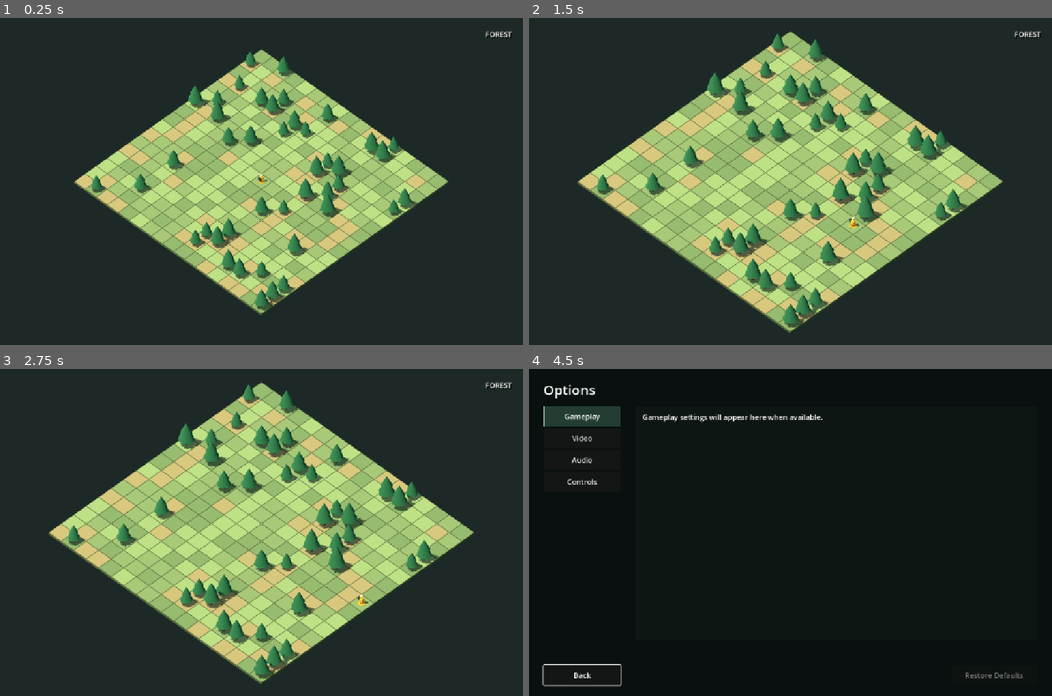
Above: before the commit, frames 1-4 (two rows, left to right).
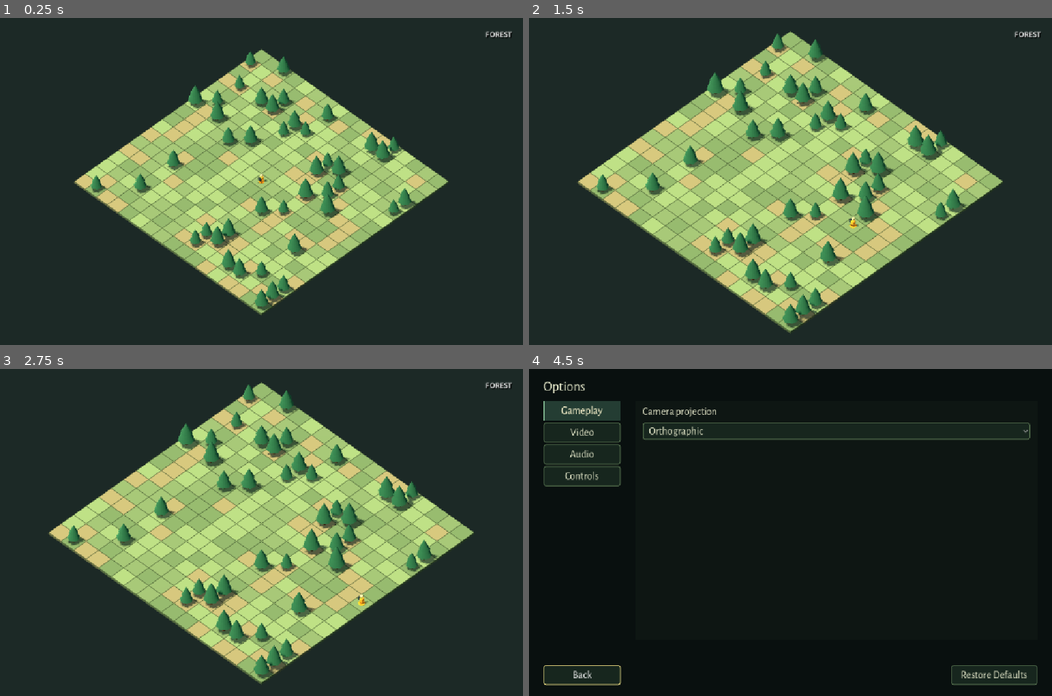
Above: after the commit, the same moments.

Repository: emir-masinovic/gameup-2026-nihilists
Game: Godot game, scene res://features/levels/forest/forest_level.tscn
Same seed, same stepped clock (60 frames per second), same inputs: the game is played once before the commit and once after it. This scene is started directly instead of the project's main scene.
Inputs (mouse positions are in pixels of both pictures, inside the frame that each line leads up to):
- Up to frame 1 (0.25 s): no input
- Up to frame 2 (1.5 s): tap Enter (ui_accept) at 0.5, 0.77, 1.07 s; move the mouse to (905, 165) at 0.52 s; hold D (move_east) 0.53-1.25 s; hold Middle mouse button (camera_orbit) 0.53-1.25 s; click (905, 165) at 0.67 s; tap Mouse wheel up (camera_zoom_in) at 0.8 s; drag from (685, 197) to (764, 246) at 1.27 s
- Up to frame 3 (2.75 s): tap Enter (ui_accept) at 2 s; move the mouse to (313, 460) at 2.02 s; hold D (move_east) from 2.03 s (still down); tap E (interact) at 2.1 s; click (313, 460) at 2.17 s; tap K at 2.3 s
- Up to frame 4 (4.5 s): release D (move_east) at 2.75 s; tap Enter (ui_accept) at 2.75, 3.5, 3.77, 3.8, 4.07 s; drag from (764, 597) to (633, 483) at 2.77 s; move the mouse to (947, 581) at 3.52 s; hold A (move_west) 3.53-4.25 s; tap I at 3.6 s; click (947, 581) at 3.67 s; tap Escape (pause) at 4.15 s; click "Options" at 4.25 s

The runs differ from the first frame. In frame 1, 0.4% of the frame differs, in the area x 18-80%, y 13-90%; in frame 2, 0.5%; in frame 3, 0.5%; in frame 4, 3.5%, in the area x 2-98%, y 3-98%.

Commit message:
feat: add camera projection options and forest interface theme

Diff:
--- a/features/levels/forest/camera_orbit.gd
+++ b/features/levels/forest/camera_orbit.gd
@@ -1,6 +1,6 @@
 extends Node3D
 
-const MIN_ZOOM = 24.0
+const MIN_ZOOM = 10.0
 const MAX_ZOOM = 56.0
 const ZOOM_FACTOR = 0.88
 var target_zoom = 42.0
@@ -12,7 +12,8 @@
 func _ready():
 	rotation.y = target_yaw
 	$Camera3D.size = target_zoom
-	_update_camera()
+	_apply_projection()
+	SettingsManager.graphics_changed.connect(_apply_projection)
 	get_tree().root.focus_exited.connect(_cancel_drag)
 
 func _cancel_drag():
@@ -51,11 +52,18 @@
 	if what == NOTIFICATION_PAUSED or what == NOTIFICATION_APPLICATION_FOCUS_OUT:
 		_cancel_drag()
 
+func _apply_projection():
+	$Camera3D.projection = Camera3D.PROJECTION_PERSPECTIVE if SettingsManager.camera_projection == "Perspective" else Camera3D.PROJECTION_ORTHOGONAL
+	$Camera3D.fov = 55.0
+	$Camera3D.near = 0.1
+	$Camera3D.far = 200.0
+	_update_camera()
+
 func _update_camera():
 	# Analytic yaw/pitch frame transports the up vector through poles, with no
 	# look_at singularity, horizon snapping, or independently accumulated roll.
 	var frame = Basis(Vector3.RIGHT, -pitch)
-	$Camera3D.position = frame.z * 50.0
+	$Camera3D.position = frame.z * ($Camera3D.size * 1.4 if $Camera3D.projection == Camera3D.PROJECTION_PERSPECTIVE else 50.0)
 	$Camera3D.basis = frame
 
 func _process(delta):
--- a/features/menus/main_menu.tscn
+++ b/features/menus/main_menu.tscn
@@ -1,6 +1,8 @@
-[gd_scene load_steps=2 format=3]
+[gd_scene load_steps=3 format=3]
 
 [ext_resource type="Script" path="res://features/menus/main_menu.gd" id="1"]
+
+[ext_resource type="Theme" path="res://features/menus/theme_forest.tres" id="2_theme"]
 
 [node name="MainMenu" type="Control"]
 layout_mode = 3
@@ -10,6 +12,7 @@
 grow_horizontal = 2
 grow_vertical = 2
 script = ExtResource("1")
+theme = ExtResource("2_theme")
 
 [node name="Backdrop" type="ColorRect" parent="."]
 layout_mode = 1
--- a/features/menus/options_menu.gd
+++ b/features/menus/options_menu.gd
@@ -64,7 +64,7 @@
 	category = title
 	for name in category_buttons:
 		category_buttons[name].set_pressed_no_signal(name == title)
-	defaults_button.disabled = title == "Gameplay"
+	defaults_button.disabled = false
 	waiting_action = ""
 	for child in content.get_children():
 		content.remove_child(child)
@@ -72,7 +72,15 @@
 	status.text = ""
 	match title:
 		"Gameplay":
-			label("Gameplay settings will appear here when available.")
+			label("Camera projection")
+			var projection = OptionButton.new()
+			projection.name = "CameraProjection"
+			var modes = ["Orthographic", "Perspective"]
+			for mode in modes:
+				projection.add_item(mode)
+			projection.select(modes.find(SettingsManager.camera_projection))
+			projection.item_selected.connect(func(index): SettingsManager.camera_projection = modes[index]; persist())
+			content.add_child(projection)
 		"Video":
 			var supported = SettingsManager.desktop_display_supported()
 			var full = CheckButton.new()
--- a/features/menus/options_menu.tscn
+++ b/features/menus/options_menu.tscn
@@ -1,6 +1,8 @@
-[gd_scene load_steps=4 format=3]
+[gd_scene load_steps=5 format=3]
 
 [ext_resource type="Script" path="res://features/menus/options_menu.gd" id="1"]
+
+[ext_resource type="Theme" path="res://features/menus/theme_forest.tres" id="2_theme"]
 
 [sub_resource type="StyleBoxFlat" id="Background"]
 bg_color = Color(0.035, 0.065, 0.06, 1)
@@ -14,6 +16,7 @@
 anchor_right = 1.0
 anchor_bottom = 1.0
 script = ExtResource("1")
+theme = ExtResource("2_theme")
 theme_override_styles/panel = SubResource("Background")
 
 [node name="Margin" type="MarginContainer" parent="."]
--- a/features/menus/pause_menu.tscn
+++ b/features/menus/pause_menu.tscn
@@ -1,6 +1,8 @@
-[gd_scene load_steps=2 format=3]
+[gd_scene load_steps=3 format=3]
 
 [ext_resource type="Script" path="res://features/menus/pause_menu.gd" id="1"]
+
+[ext_resource type="Theme" path="res://features/menus/theme_forest.tres" id="2_theme"]
 
 [node name="PauseMenu" type="Control"]
 layout_mode = 3
@@ -10,6 +12,7 @@
 grow_horizontal = 2
 grow_vertical = 2
 script = ExtResource("1")
+theme = ExtResource("2_theme")
 
 [node name="Backdrop" type="ColorRect" parent="."]
 layout_mode = 1
--- /dev/null
+++ b/features/menus/theme_forest.tres
@@ -0,0 +1,110 @@
+[gd_resource type="Theme" load_steps=7 format=3]
+
+[ext_resource type="FontFile" path="res://features/menus/fonts/alegreya_sans_regular.ttf" id="1"]
+
+[sub_resource type="StyleBoxFlat" id="Normal"]
+bg_color = Color(0.09, 0.15, 0.12, 1)
+border_width_left = 2
+border_width_top = 2
+border_width_right = 2
+border_width_bottom = 2
+border_color = Color(0.30, 0.40, 0.28, 1)
+corner_radius_top_left = 5
+corner_radius_top_right = 5
+corner_radius_bottom_left = 5
+corner_radius_bottom_right = 5
+content_margin_left = 14.0
+content_margin_right = 14.0
+content_margin_top = 7.0
+content_margin_bottom = 7.0
+
+[sub_resource type="StyleBoxFlat" id="Hover"]
+bg_color = Color(0.16, 0.24, 0.17, 1)
+border_width_left = 2
+border_width_top = 2
+border_width_right = 2
+border_width_bottom = 2
+border_color = Color(0.65, 0.73, 0.43, 1)
+corner_radius_top_left = 5
+corner_radius_top_right = 5
+corner_radius_bottom_left = 5
+corner_radius_bottom_right = 5
+content_margin_left = 14.0
+content_margin_right = 14.0
+content_margin_top = 7.0
+content_margin_bottom = 7.0
+
+[sub_resource type="StyleBoxFlat" id="Pressed"]
+bg_color = Color(0.21, 0.30, 0.19, 1)
+border_width_left = 2
+border_width_top = 2
+border_width_right = 2
+border_width_bottom = 2
+border_color = Color(0.76, 0.79, 0.48, 1)
+corner_radius_top_left = 5
+corner_radius_top_right = 5
+corner_radius_bottom_left = 5
+corner_radius_bottom_right = 5
+content_margin_left = 14.0
+content_margin_right = 14.0
+content_margin_top = 7.0
+content_margin_bottom = 7.0
+
+[sub_resource type="StyleBoxFlat" id="Disabled"]
+bg_color = Color(0.075, 0.10, 0.085, 1)
+border_width_left = 2
+border_width_top = 2
+border_width_right = 2
+border_width_bottom = 2
+border_color = Color(0.19, 0.24, 0.19, 1)
+corner_radius_top_left = 5
+corner_radius_top_right = 5
+corner_radius_bottom_left = 5
+corner_radius_bottom_right = 5
+content_margin_left = 14.0
+content_margin_right = 14.0
+content_margin_top = 7.0
+content_margin_bottom = 7.0
+
+[sub_resource type="StyleBoxFlat" id="Focus"]
+bg_color = Color(0, 0, 0, 0)
+border_width_left = 2
+border_width_top = 2
+border_width_right = 2
+border_width_bottom = 2
+border_color = Color(0.88, 0.81, 0.48, 1)
+corner_radius_top_left = 5
+corner_radius_top_right = 5
+corner_radius_bottom_left = 5
+corner_radius_bottom_right = 5
+content_margin_left = 14.0
+content_margin_right = 14.0
+content_margin_top = 7.0
+content_margin_bottom = 7.0
+
+[resource]
+default_font = ExtResource("1")
+default_font_size = 23
+Label/colors/font_color = Color(0.91, 0.92, 0.80, 1)
+Button/styles/normal = SubResource("Normal")
+Button/styles/hover = SubResource("Hover")
+Button/styles/pressed = SubResource("Pressed")
+Button/styles/disabled = SubResource("Disabled")
+Button/styles/focus = SubResource("Focus")
+Button/colors/font_color = Color(0.91, 0.92, 0.80, 1)
+Button/colors/font_hover_color = Color(1, 0.97, 0.82, 1)
+Button/colors/font_pressed_color = Color(1, 0.97, 0.82, 1)
+Button/colors/font_disabled_color = Color(0.48, 0.53, 0.45, 1)
+OptionButton/styles/normal = SubResource("Normal")
+OptionButton/styles/hover = SubResource("Hover")
+OptionButton/styles/pressed = SubResource("Pressed")
+OptionButton/styles/disabled = SubResource("Disabled")
+OptionButton/styles/focus = SubResource("Focus")
+OptionButton/colors/font_color = Color(0.91, 0.92, 0.80, 1)
+OptionButton/colors/font_hover_color = Color(1, 0.97, 0.82, 1)
+OptionButton/colors/font_pressed_color = Color(1, 0.97, 0.82, 1)
+OptionButton/colors/font_disabled_color = Color(0.48, 0.53, 0.45, 1)
+PopupMenu/colors/font_color = Color(0.91, 0.92, 0.80, 1)
+PopupMenu/styles/panel = SubResource("Normal")
+PopupMenu/styles/hover = SubResource("Hover")
+CheckButton/colors/font_color = Color(0.91, 0.92, 0.80, 1)
--- a/features/settings/settings_manager.gd
+++ b/features/settings/settings_manager.gd
@@ -5,6 +5,7 @@
 const MIN_MOUSE_SENSITIVITY = 0.002
 const MAX_MOUSE_SENSITIVITY = 0.02
 var mouse_sensitivity = DEFAULT_MOUSE_SENSITIVITY
+var camera_projection = "Orthographic"
 
 const DEFAULT_BINDINGS = {
 	"move_north": [KEY_W, KEY_UP], "move_south": [KEY_S, KEY_DOWN],
@@ -56,6 +57,8 @@
 	msaa_3d = aa if aa is int and aa in [Viewport.MSAA_DISABLED, Viewport.MSAA_2X, Viewport.MSAA_4X] else Viewport.MSAA_2X
 	var shadows = config.get_value("video", "shadow_quality", 2)
 	shadow_quality = shadows if shadows is int and shadows in [0, 1, 2, 3] else 2
+	var projection = config.get_value("gameplay", "camera_projection", "Orthographic")
+	camera_projection = projection if projection is String and projection in ["Orthographic", "Perspective"] else "Orthographic"
 	var sensitivity = config.get_value("controls", "mouse_sensitivity", DEFAULT_MOUSE_SENSITIVITY)
 	mouse_sensitivity = clampf(float(sensitivity), MIN_MOUSE_SENSITIVITY, MAX_MOUSE_SENSITIVITY) if (sensitivity is float or sensitivity is int) and is_finite(float(sensitivity)) else DEFAULT_MOUSE_SENSITIVITY
 	var candidate = config.get_value("controls", "bindings", {})
@@ -126,6 +129,7 @@
 	config.set_value("video", "resolution", resolution)
 	config.set_value("video", "msaa_3d", msaa_3d)
 	config.set_value("video", "shadow_quality", shadow_quality)
+	config.set_value("gameplay", "camera_projection", camera_projection)
 	config.set_value("controls", "bindings", bindings)
 	config.set_value("controls", "mouse_sensitivity", mouse_sensitivity)
 	return config.save(storage_path)
@@ -150,6 +154,8 @@
 
 func _reset_category(category: String):
 	match category:
+		"Gameplay":
+			camera_projection = "Orthographic"
 		"Audio":
 			volumes = {"Master": 0.8, "Music": 0.8, "SFX": 0.8}
 		"Controls":
@@ -164,14 +170,14 @@
 			shadow_quality = 2
 
 func reset_category(category: String) -> Error:
-	if category not in ["Audio", "Video", "Controls"]:
+	if category not in ["Gameplay", "Audio", "Video", "Controls"]:
 		return ERR_UNAVAILABLE
 	_reset_category(category)
 	apply_settings()
 	return save_settings()
 
 func reset_defaults() -> Error:
-	for category in ["Audio", "Video", "Controls"]:
+	for category in ["Gameplay", "Audio", "Video", "Controls"]:
 		_reset_category(category)
 	apply_settings()
 	return save_settings()
--- /dev/null
+++ b/tests/camera_projection_test.gd
@@ -0,0 +1,61 @@
+extends SceneTree
+var checks = 0
+var failures = 0
+func check(value: bool, message: String):
+	checks += 1
+	if not value:
+		failures += 1
+		push_error(message)
+func _initialize():
+	call_deferred("run")
+func run():
+	var test_saves = root.get_node("SaveManager")
+	test_saves.storage_path = "user://camera_projection_test_progression.json"
+	test_saves.load_progression()
+	var settings = root.get_node("SettingsManager")
+	settings.storage_path = "user://camera_projection_test.cfg"
+	var original_volume = settings.volumes.Master
+	settings.camera_projection = "Perspective"
+	check(settings.save_settings() == OK, "Projection saves to isolated config")
+	settings.camera_projection = "Orthographic"
+	settings.load_settings()
+	check(settings.camera_projection == "Perspective", "Projection persists")
+	var rig = Node3D.new()
+	rig.set_script(load("res://features/levels/forest/camera_orbit.gd"))
+	var camera = Camera3D.new()
+	camera.name = "Camera3D"
+	rig.add_child(camera)
+	root.add_child(rig)
+	check(camera.projection == Camera3D.PROJECTION_PERSPECTIVE, "Saved perspective applies on ready")
+	check(is_equal_approx(camera.fov, 55.0) and is_equal_approx(camera.near, 0.1) and is_equal_approx(camera.far, 200.0), "Perspective lens configured")
+	var pivot = rig.global_position
+	for mode in ["Orthographic", "Perspective"]:
+		settings.camera_projection = mode
+		settings.apply_settings()
+		check(camera.projection == (Camera3D.PROJECTION_PERSPECTIVE if mode == "Perspective" else Camera3D.PROJECTION_ORTHOGONAL), "Projection switches immediately: " + mode)
+		for zoom in [10.0, 42.0, 56.0]:
+			rig.target_zoom = zoom
+			rig._process(10.0)
+			check(is_equal_approx(camera.size, zoom), "Zoom size: " + mode)
+			if mode == "Perspective":
+				check(is_equal_approx(camera.position.length(), zoom * 1.4), "Perspective distance follows zoom")
+			for angle in [PI * 0.5, PI, PI * 1.5, -PI * 0.5]:
+				rig.pitch = angle
+				rig._update_camera()
+				check(camera.basis.is_finite() and is_equal_approx(camera.basis.determinant(), 1.0), "Finite camera across poles")
+				check(camera.global_basis.z.normalized().dot((camera.global_position - pivot).normalized()) > 0.999, "Both projections preserve fixed pivot")
+	settings.camera_projection = "Perspective"
+	check(settings.reset_category("Gameplay") == OK, "Gameplay defaults save")
+	check(settings.camera_projection == "Orthographic" and camera.projection == Camera3D.PROJECTION_ORTHOGONAL, "Defaults restore orthographic immediately")
+	check(settings.volumes.Master == original_volume, "Gameplay defaults preserve audio")
+	var config = ConfigFile.new()
+	config.set_value("gameplay", "camera_projection", "Invalid")
+	config.save(settings.storage_path)
+	settings.load_settings()
+	check(settings.camera_projection == "Orthographic", "Invalid projection falls back safely")
+	DirAccess.remove_absolute(settings.storage_path)
+	rig.queue_free()
+	print("CAMERA PROJECTION: ", checks, " checks, ", failures, " failures")
+	if FileAccess.file_exists(test_saves.storage_path):
+		DirAccess.remove_absolute(test_saves.storage_path)
+	quit(0 if failures == 0 else 1)
Not shown, added: features/menus/fonts/OFL.txt
Binary file added: features/menus/fonts/alegreya_sans_regular.ttf
Not shown, added: features/menus/fonts/alegreya_sans_regular.ttf.import
Not shown, added: tests/camera_projection_test.gd.uid
Not shown, changed: docs/ARCHITECTURE.md
